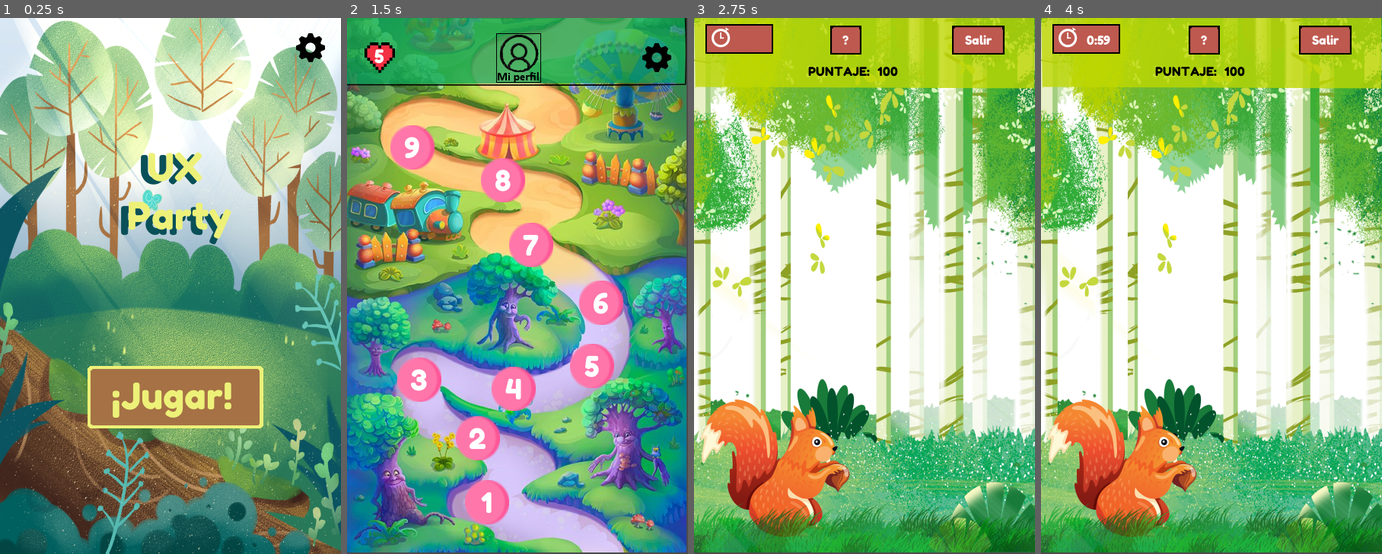
Above: before the commit, frames 1-4 (left to right).
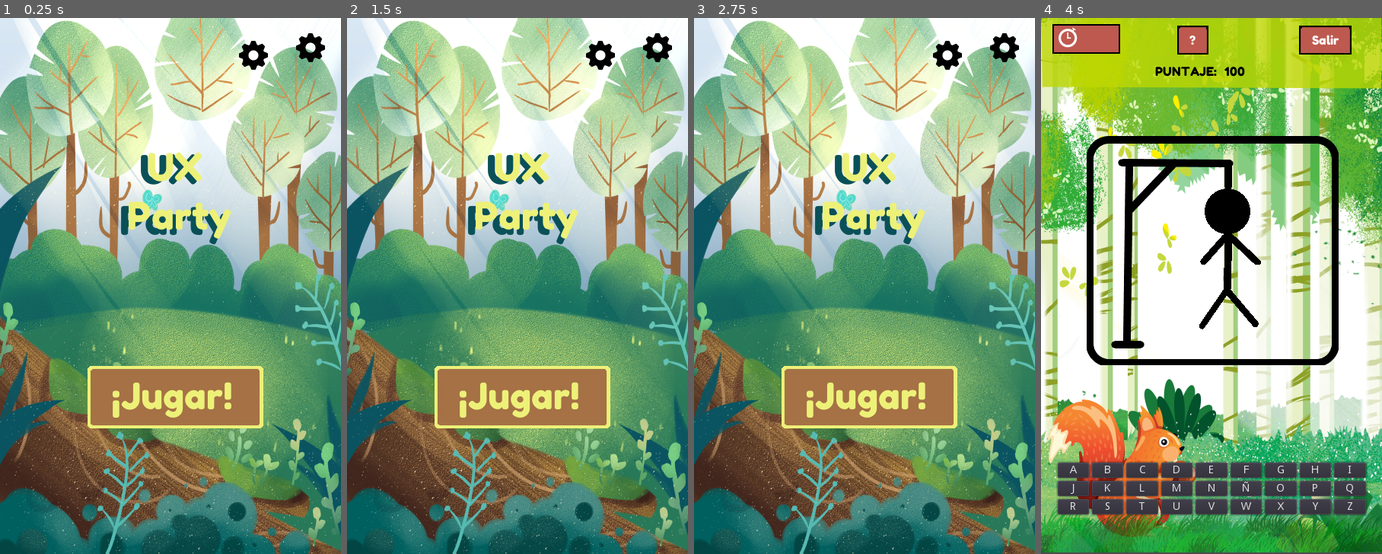
Above: after the commit, the same moments.

Repository: alexiaCat/Ux-Party
Game: Godot game, scene res://main/Main.tscn
The game is run twice, just before and just after one commit, with the same random seed, the same clock (stepped at 60 frames per second) and the same inputs. Before the commit the project has no main scene; this scene is started directly in both runs.
Inputs (mouse positions are in pixels of both pictures, inside the frame that each line leads up to):
- Up to frame 1 (0.25 s): no input
- Up to frame 2 (1.5 s): click (599, 55) at 0.52 s; click "¡Jugar!" at 1.25 s
- Up to frame 3 (2.75 s): click (833, 500) at 2 s, where only the run before the commit has a clickable "1"
- Up to frame 4 (4 s): click (1214, 398) at 2.75 s, where only the run after the commit has a clickable "¡Jugar!"; click (1180, 500) at 3.5 s, where only the run after the commit has a clickable "1"

The runs differ from the first frame. In frame 1, 0.3% of the frame differs, in the area x 70-79%, y 4-10%; in frame 2, 99%, in the area x 0-100%, y 0-100%; in frame 3, 98%; in frame 4, 16%.

Commit message:
avance en el ahorcado

Diff:
--- /dev/null
+++ b/cabeza.gd
@@ -0,0 +1,16 @@
+extends Node2D
+
+
+# Declare member variables here. Examples:
+# var a = 2
+# var b = "text"
+
+
+# Called when the node enters the scene tree for the first time.
+func _ready():
+	pass # Replace with function body.
+
+
+func _draw():
+	var pos = $head_pos.position
+	draw_circle(pos, 30, Color(0, 0, 0))
--- a/gamehandler.gd
+++ b/gamehandler.gd
@@ -1,5 +1,6 @@
 extends Node
 
+var counterhangedgame
 var vidas_jugador = 5
 var time_left = 60
 var puntajeglobal = 0
--- a/hanged_game/Main_hanged_game.tscn
+++ b/hanged_game/Main_hanged_game.tscn
@@ -1,8 +1,10 @@
-[gd_scene load_steps=4 format=2]
+[gd_scene load_steps=6 format=2]
 
 [ext_resource path="res://hanged_game/background_ahorcado.tscn" type="PackedScene" id=1]
 [ext_resource path="res://top_bar_hanged_game/top_bar_minigames.tscn" type="PackedScene" id=2]
 [ext_resource path="res://hanged_game/Main_hanged_game.gd" type="Script" id=3]
+[ext_resource path="res://hanged_game/hangman.tscn" type="PackedScene" id=4]
+[ext_resource path="res://hanged_game/Teclado.tscn" type="PackedScene" id=5]
 
 [node name="Main_hanged_game" type="Node2D"]
 script = ExtResource( 3 )
@@ -10,3 +12,11 @@
 [node name="background_ahorcado" parent="." instance=ExtResource( 1 )]
 
 [node name="top_bar_minigames" parent="." instance=ExtResource( 2 )]
+
+[node name="hangman" parent="." instance=ExtResource( 4 )]
+
+[node name="Teclado" parent="." instance=ExtResource( 5 )]
+margin_left = 22.0
+margin_top = 584.0
+margin_right = 427.0
+margin_bottom = 659.0
--- /dev/null
+++ b/hanged_game/Teclado.tscn
@@ -0,0 +1,219 @@
+[gd_scene format=2]
+
+[node name="Teclado" type="HBoxContainer"]
+anchor_top = 1.0
+anchor_right = 1.0
+anchor_bottom = 1.0
+margin_left = 19.0
+margin_top = -117.0
+margin_right = -22.0
+margin_bottom = -23.0
+__meta__ = {
+"_edit_group_": true
+}
+
+[node name="Columna1" type="VBoxContainer" parent="."]
+margin_right = 41.0
+margin_bottom = 94.0
+size_flags_horizontal = 3
+
+[node name="Letra_a" type="Button" parent="Columna1"]
+margin_right = 41.0
+margin_bottom = 20.0
+text = "A"
+
+[node name="Letra_j" type="Button" parent="Columna1"]
+margin_top = 24.0
+margin_right = 41.0
+margin_bottom = 44.0
+text = "J"
+
+[node name="Letra_r" type="Button" parent="Columna1"]
+margin_top = 48.0
+margin_right = 41.0
+margin_bottom = 68.0
+text = "R"
+
+[node name="Columna2" type="VBoxContainer" parent="."]
+margin_left = 45.0
+margin_right = 87.0
+margin_bottom = 94.0
+size_flags_horizontal = 3
+
+[node name="Letra_b" type="Button" parent="Columna2"]
+margin_right = 42.0
+margin_bottom = 20.0
+text = "B"
+
+[node name="Letra_k" type="Button" parent="Columna2"]
+margin_top = 24.0
+margin_right = 42.0
+margin_bottom = 44.0
+text = "K"
+
+[node name="Letra_s" type="Button" parent="Columna2"]
+margin_top = 48.0
+margin_right = 42.0
+margin_bottom = 68.0
+text = "S"
+
+[node name="Columna3" type="VBoxContainer" parent="."]
+margin_left = 91.0
+margin_right = 133.0
+margin_bottom = 94.0
+size_flags_horizontal = 3
+
+[node name="Letra_c" type="Button" parent="Columna3"]
+margin_right = 42.0
+margin_bottom = 20.0
+text = "C"
+
+[node name="Letra_l" type="Button" parent="Columna3"]
+margin_top = 24.0
+margin_right = 42.0
+margin_bottom = 44.0
+text = "L"
+
+[node name="Letra_t" type="Button" parent="Columna3"]
+margin_top = 48.0
+margin_right = 42.0
+margin_bottom = 68.0
+text = "T"
+
+[node name="Columna4" type="VBoxContainer" parent="."]
+margin_left = 137.0
+margin_right = 178.0
+margin_bottom = 94.0
+size_flags_horizontal = 3
+
+[node name="Letra_d" type="Button" parent="Columna4"]
+margin_right = 41.0
+margin_bottom = 20.0
+text = "D"
+
+[node name="Letra_m" type="Button" parent="Columna4"]
+margin_top = 24.0
+margin_right = 41.0
+margin_bottom = 44.0
+text = "M"
+
+[node name="Letra u" type="Button" parent="Columna4"]
+margin_top = 48.0
+margin_right = 41.0
+margin_bottom = 68.0
+text = "U"
+
+[node name="Columna5" type="VBoxContainer" parent="."]
+margin_left = 182.0
+margin_right = 224.0
+margin_bottom = 94.0
+size_flags_horizontal = 3
+
+[node name="Letra_e" type="Button" parent="Columna5"]
+margin_right = 42.0
+margin_bottom = 20.0
+text = "E"
+
+[node name="Letra_n" type="Button" parent="Columna5"]
+margin_top = 24.0
+margin_right = 42.0
+margin_bottom = 44.0
+text = "N"
+
+[node name="Letra_v" type="Button" parent="Columna5"]
+margin_top = 48.0
+margin_right = 42.0
+margin_bottom = 68.0
+text = "V"
+
+[node name="Columna6" type="VBoxContainer" parent="."]
+margin_left = 228.0
+margin_right = 270.0
+margin_bottom = 94.0
+size_flags_horizontal = 3
+
+[node name="Letra_f" type="Button" parent="Columna6"]
+margin_right = 42.0
+margin_bottom = 20.0
+text = "F"
+
+[node name="Letra_ñ" type="Button" parent="Columna6"]
+margin_top = 24.0
+margin_right = 42.0
+margin_bottom = 44.0
+text = "Ñ"
+
+[node name="Letra_w" type="Button" parent="Columna6"]
+margin_top = 48.0
+margin_right = 42.0
+margin_bottom = 68.0
+text = "W"
+
+[node name="Columna7" type="VBoxContainer" parent="."]
+margin_left = 274.0
+margin_right = 315.0
+margin_bottom = 94.0
+size_flags_horizontal = 3
+
+[node name="Letra_g" type="Button" parent="Columna7"]
+margin_right = 41.0
+margin_bottom = 20.0
+text = "G"
+
+[node name="Letra_o" type="Button" parent="Columna7"]
+margin_top = 24.0
+margin_right = 41.0
+margin_bottom = 44.0
+text = "O"
+
+[node name="Letra_x" type="Button" parent="Columna7"]
+margin_top = 48.0
+margin_right = 41.0
+margin_bottom = 68.0
+text = "X"
+
+[node name="Columna8" type="VBoxContainer" parent="."]
+margin_left = 319.0
+margin_right = 361.0
+margin_bottom = 94.0
+size_flags_horizontal = 3
+
+[node name="Letra_h" type="Button" parent="Columna8"]
+margin_right = 42.0
+margin_bottom = 20.0
+text = "H"
+
+[node name="Letra_p" type="Button" parent="Columna8"]
+margin_top = 24.0
+margin_right = 42.0
+margin_bottom = 44.0
+text = "P"
+
+[node name="Letra_y" type="Button" parent="Columna8"]
+margin_top = 48.0
+margin_right = 42.0
+margin_bottom = 68.0
+text = "Y"
+
+[node name="Columna9" type="VBoxContainer" parent="."]
+margin_left = 365.0
+margin_right = 407.0
+margin_bottom = 94.0
+size_flags_horizontal = 3
+
+[node name="Letra_i" type="Button" parent="Columna9"]
+margin_right = 42.0
+margin_bottom = 20.0
+text = "I"
+
+[node name="Letra_q" type="Button" parent="Columna9"]
+margin_top = 24.0
+margin_right = 42.0
+margin_bottom = 44.0
+text = "Q"
+
+[node name="Letra_z" type="Button" parent="Columna9"]
+margin_top = 48.0
+margin_right = 42.0
+margin_bottom = 68.0
+text = "Z"
--- /dev/null
+++ b/hanged_game/hangman.tscn
@@ -0,0 +1,74 @@
+[gd_scene load_steps=3 format=2]
+
+[ext_resource path="res://hanged_game/horca.png" type="Texture" id=1]
+[ext_resource path="res://cabeza.gd" type="Script" id=2]
+
+[node name="hangman" type="Node2D"]
+
+[node name="TextureRect" type="TextureRect" parent="."]
+margin_left = 60.0
+margin_top = 155.0
+margin_right = 391.0
+margin_bottom = 456.0
+texture = ExtResource( 1 )
+
+[node name="person" type="Node2D" parent="."]
+__meta__ = {
+"_edit_group_": true
+}
+
+[node name="torso" type="Line2D" parent="person"]
+position = Vector2( 174.174, 488.142 )
+rotation = 0.0274661
+scale = Vector2( 9.86257, 6.75077 )
+points = PoolVector2Array( 6.80941, -20.0073, 6.72116, -30.5247 )
+width = 1.0
+default_color = Color( 0, 0, 0, 1 )
+joint_mode = 2
+begin_cap_mode = 2
+end_cap_mode = 2
+
+[node name="brazo_derecho" type="Line2D" parent="person"]
+position = Vector2( -122, -19 )
+rotation = -0.0404215
+scale = Vector2( 1.45489, 1.05579 )
+points = PoolVector2Array( 244.788, 302.165, 269.658, 337.194 )
+width = 7.0
+default_color = Color( 0, 0, 0, 1 )
+joint_mode = 2
+begin_cap_mode = 2
+end_cap_mode = 2
+
+[node name="pie_derecho" type="Line2D" parent="person"]
+position = Vector2( 42.1632, 30.5203 )
+scale = Vector2( 0.834467, 0.921258 )
+points = PoolVector2Array( 244, 357, 287, 403 )
+default_color = Color( 0, 0, 0, 1 )
+joint_mode = 2
+begin_cap_mode = 2
+end_cap_mode = 2
+
+[node name="pie_izquierdo" type="Line2D" parent="person"]
+position = Vector2( 69.25, 136.143 )
+scale = Vector2( 0.765625, 0.857143 )
+points = PoolVector2Array( 230, 256, 186, 313 )
+default_color = Color( 0, 0, 0, 1 )
+joint_mode = 2
+begin_cap_mode = 2
+end_cap_mode = 2
+
+[node name="brazo_izquierdo" type="Line2D" parent="person"]
+position = Vector2( -265.323, -377.588 )
+scale = Vector2( 2.16739, 2.26471 )
+points = PoolVector2Array( 221, 308, 234, 294 )
+width = 4.0
+default_color = Color( 0, 0, 0, 1 )
+joint_mode = 2
+begin_cap_mode = 2
+end_cap_mode = 2
+
+[node name="cabeza" type="Node2D" parent="person"]
+script = ExtResource( 2 )
+
+[node name="head_pos" type="Position2D" parent="person/cabeza"]
+position = Vector2( 245, 254 )
--- a/main/Main.tscn
+++ b/main/Main.tscn
@@ -101,6 +101,14 @@
 texture_pressed = ExtResource( 7 )
 texture_hover = ExtResource( 6 )
 
+[node name="MenuButton" type="MenuButton" parent="HUD/Control"]
+margin_left = 306.0
+margin_top = 27.0
+margin_right = 356.0
+margin_bottom = 71.0
+icon = ExtResource( 6 )
+items = [ "musica", ExtResource( 7 ), 1, true, true, 0, 0, null, "", true, "sonido", null, 0, false, false, 1, 0, null, "", false, "tutorial", null, 0, false, false, 2, 0, null, "", false ]
+
 [node name="environment" parent="." instance=ExtResource( 5 )]
 
 [node name="AudioStreamPlayer" type="AudioStreamPlayer" parent="."]
--- a/project.godot
+++ b/project.godot
@@ -11,6 +11,7 @@
 [application]
 
 config/name="Ux Party"
+run/main_scene="res://main/Main.tscn"
 config/icon="res://icon.png"
 
 [autoload]
Binary file added: hanged_game/horca.png
Not shown, added: hanged_game/horca.png.import
